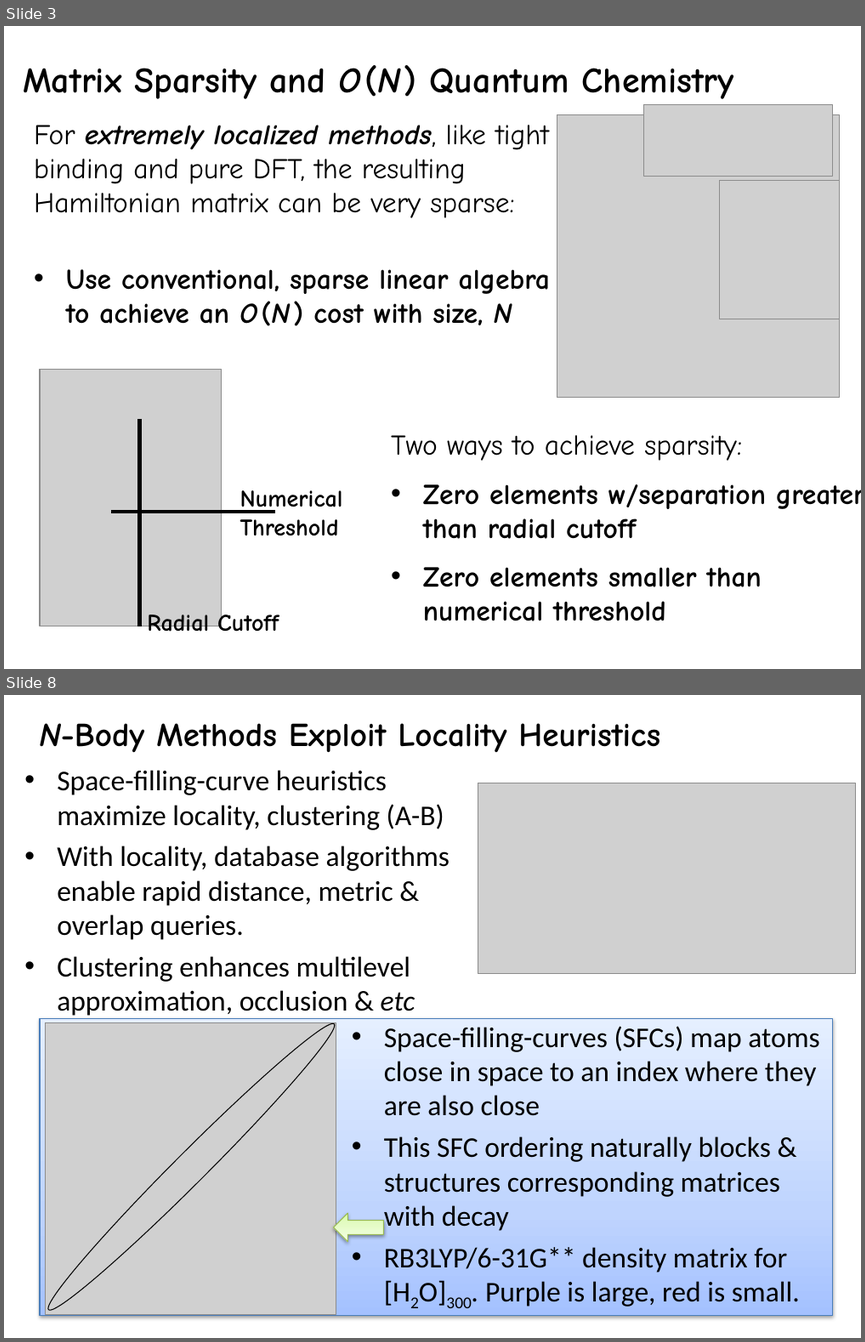
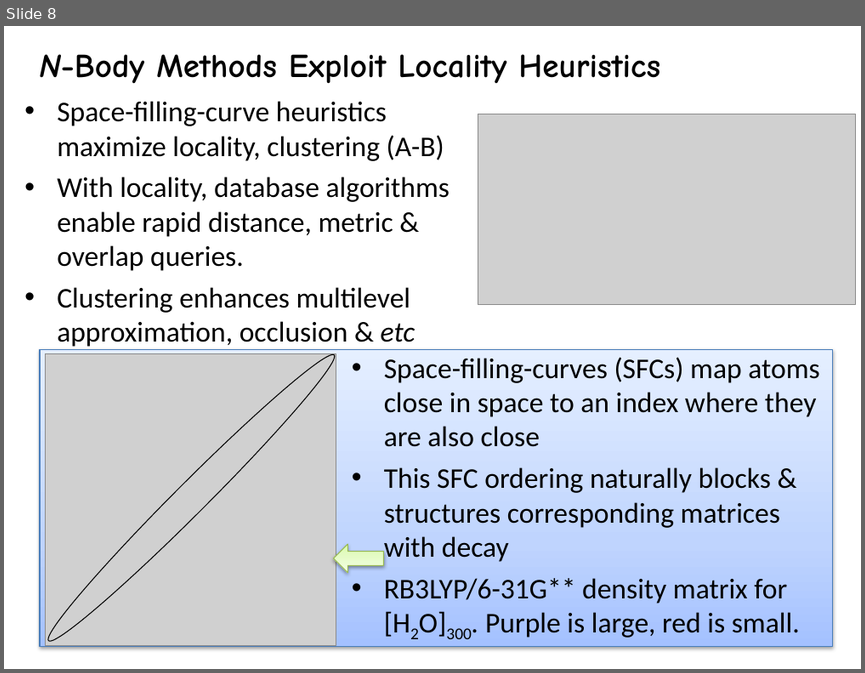
Before and after one commit to FreeON/spammpack, a slide deck: sandwitch_results_3_2015/spamm_big_picture.pptx. Shown one above the other, each under a label of ours: slides 3 and 8 before the commit, slide 8 after it; the slides between them are not shown. The pictures are 865x1342 and 865x673 pixels, drawn with LibreOffice and Linux fonts; fonts in the diff are those of the drawing; grey boxes stand for pictures. Boxes give left, top, right and bottom in pixels: in the first picture for what was removed or moved away, otherwise in the second. Text is boxed around its words. In the diff, an @@ line names an element or a change of style, - is before the commit and + after.

```diff
--- a/sandwitch_results_3_2015/spamm_big_picture.pptx
+++ b/sandwitch_results_3_2015/spamm_big_picture.pptx
@@ slide 3 removed at (x1=4, y1=26, x2=861, y2=669), background #FFFFFF @@
@@ text removed at (x1=23, y1=65, x2=734, y2=99) @@
-Matrix Sparsity and O (N ) Quantum Chemistry
@@ text removed at (x1=34, y1=125, x2=550, y2=326) @@
-For extremely localized methods, like tight binding and pure DFT, the resulting Hamiltonian matrix can be very sparse:
-• Use conventional, sparse linear algebra to achieve an O (N ) cost with size, N
@@ picture removed at (x1=556, y1=114, x2=840, y2=397) @@
@@ picture removed at (x1=644, y1=105, x2=833, y2=176) @@
@@ picture removed at (x1=720, y1=180, x2=840, y2=319) @@
@@ picture removed at (x1=40, y1=369, x2=222, y2=626) @@
@@ line removed from (139, 419) to (139, 626) @@
@@ text removed at (x1=391, y1=435, x2=861, y2=621) @@
-Two ways to achieve sparsity:
-• Zero elements w/separation greater than radial cutoff
-• Zero elements smaller than numerical threshold
@@ text removed at (x1=240, y1=490, x2=343, y2=535) @@
-Numerical Threshold
@@ line removed from (111, 512) to (276, 512) @@
@@ text removed at (x1=147, y1=609, x2=279, y2=638) @@
-Radial Cutoff
```
Also in this commit, not shown: 11 slides changed, 2 slides added, 2 other slides removed, 6 other files.
